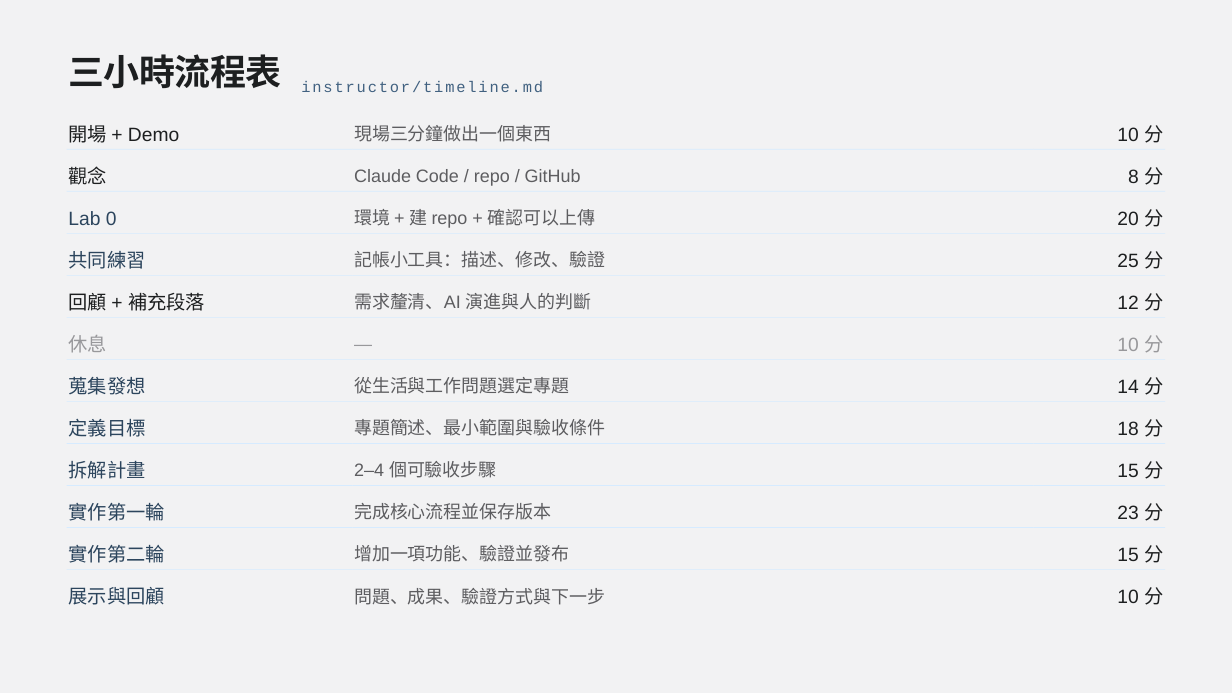
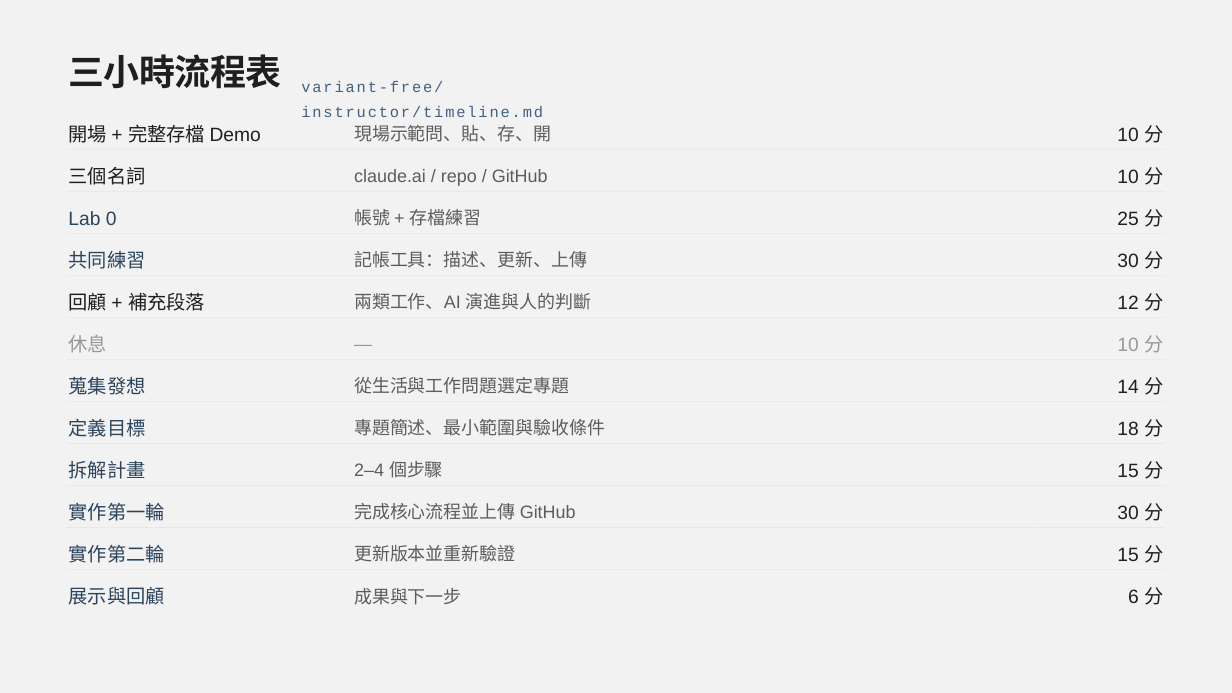
Before and after one commit to htchen/LLM2Life, a slide deck: slide 16 of instructor/LLM2Life_slide_deck.pptx. Drawn at 1232x693 pixels with LibreOffice and Linux fonts; fonts in the diff are those of the drawing. Boxes give left, top, right and bottom in pixels: in the first picture for what was removed or moved away, otherwise in the second. Text is boxed around its words. In the diff, an @@ line names an element or a change of style, - is before the commit and + after.

```diff
--- a/instructor/LLM2Life_slide_deck.pptx
+++ b/instructor/LLM2Life_slide_deck.pptx
@@ text at (301,106,543,117): text changed @@
-instructor/timeline.md
+variant-free/instructor/timeline.md
@@ text at (68,125,261,143): text changed @@
-開場 + Demo
+開場 + 完整存檔 Demo
@@ text at (354,125,552,142): text changed @@
-現場三分鐘做出一個東西
+現場示範問、貼、存、開
@@ text at (68,167,145,185): text changed @@
-觀念
+三個名詞
@@ text at (354,169,548,186): text changed @@
-Claude Code / repo / GitHub
+claude.ai / repo / GitHub
@@ text at (1117,167,1163,185): text changed @@
-8 分
+10 分
@@ text at (354,209,482,226): text changed @@
-環境 + 建 repo + 確認可以上傳
+帳號 + 存檔練習
@@ text at (1117,209,1163,227): text changed @@
-20 分
+25 分
@@ text at (354,251,588,268): text changed @@
-記帳小工具：描述、修改、驗證
+記帳工具：描述、更新、上傳
@@ text at (1117,251,1163,269): text changed @@
-25 分
+30 分
@@ text at (354,293,592,310): text changed @@
-需求釐清、AI 演進與人的判斷
+兩類工作、AI 演進與人的判斷
@@ text at (354,461,443,478): text changed @@
-2–4 個可驗收步驟
+2–4 個步驟
@@ text at (354,503,576,520): text changed @@
-完成核心流程並保存版本
+完成核心流程並上傳 GitHub
@@ text at (1117,503,1163,521): text changed @@
-23 分
+30 分
@@ text at (354,545,516,562): text changed @@
-增加一項功能、驗證並發布
+更新版本並重新驗證
@@ text at (354,588,462,605): text changed @@
-問題、成果、驗證方式與下一步
+成果與下一步
@@ text at (1128,587,1163,605): text changed @@
-10 分
+6 分
```
Also in this commit, not shown: 6 other slides changed.
